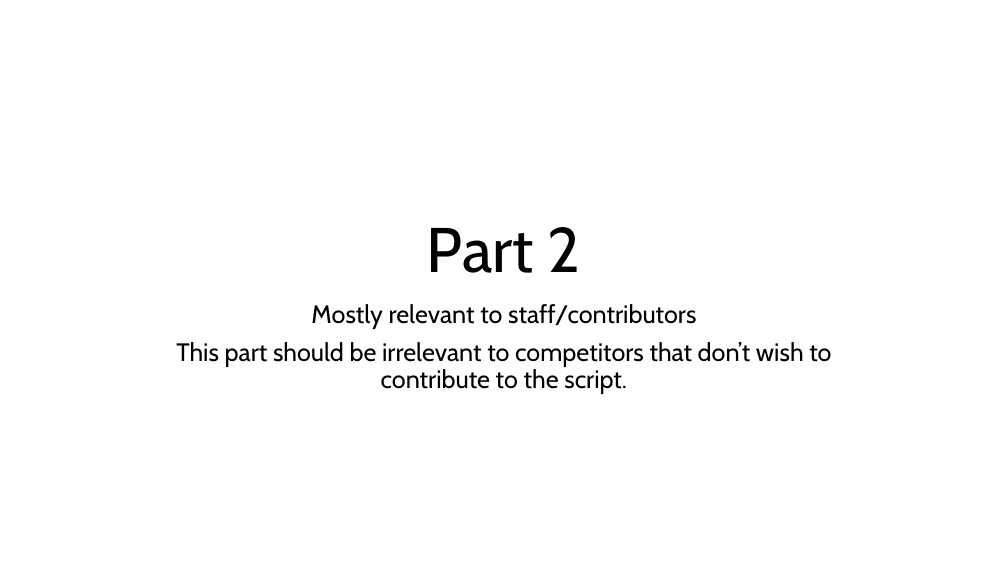
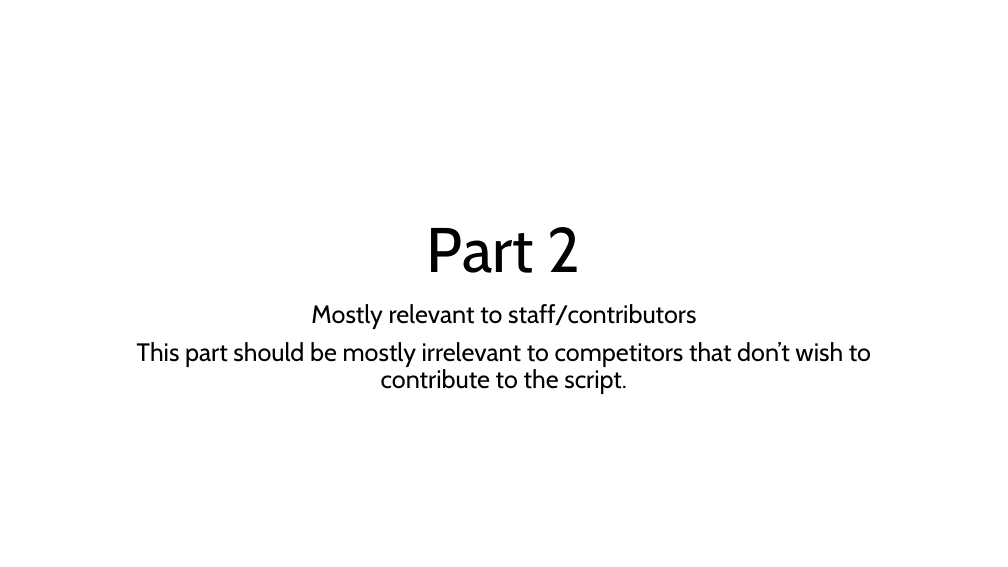
Before and after one commit to KoldskaalEng/autoScrutineer, a slide deck: slide 10 of introduction Auto-scrutineer.pptx (slide 9 before the commit). Drawn at 1008x567 pixels with LibreOffice and Linux fonts; fonts in the diff are those of the drawing. Boxes give left, top, right and bottom in pixels: in the first picture for what was removed or moved away, otherwise in the second. Text is boxed around its words. In the diff, an @@ line names an element or a change of style, - is before the commit and + after.

```diff
--- a/introduction Auto-scrutineer.pptx
+++ b/introduction Auto-scrutineer.pptx
@@ subtitle at [137, 342, 871, 394]: text changed @@
-This part should be irrelevant to competitors that don’t wish to contribute to the script.
+This part should be mostly irrelevant to competitors that don’t wish to contribute to the script.
```
Also in this commit, not shown: 11 other slides changed, 1 slide added, 42 other files.
